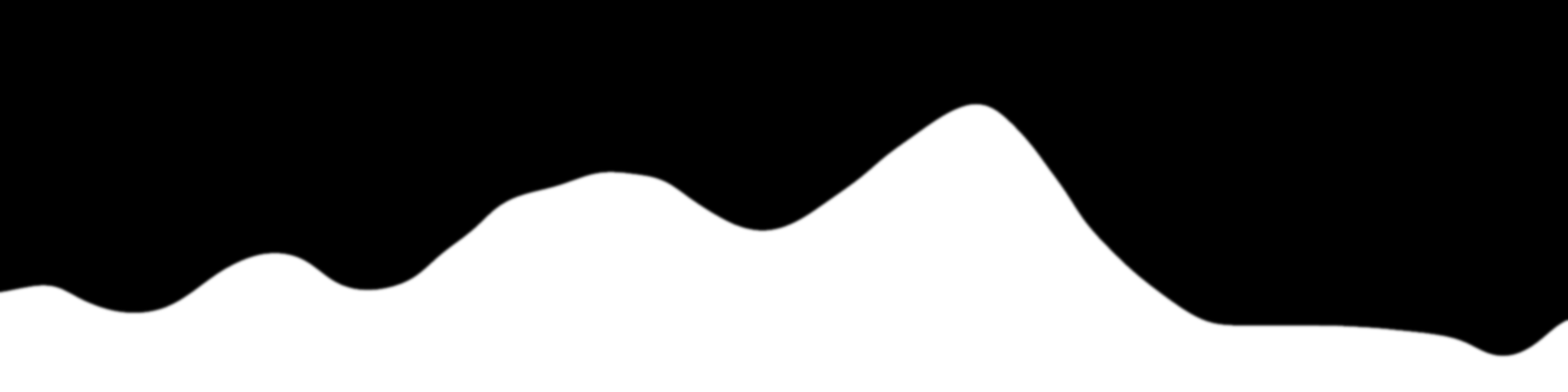
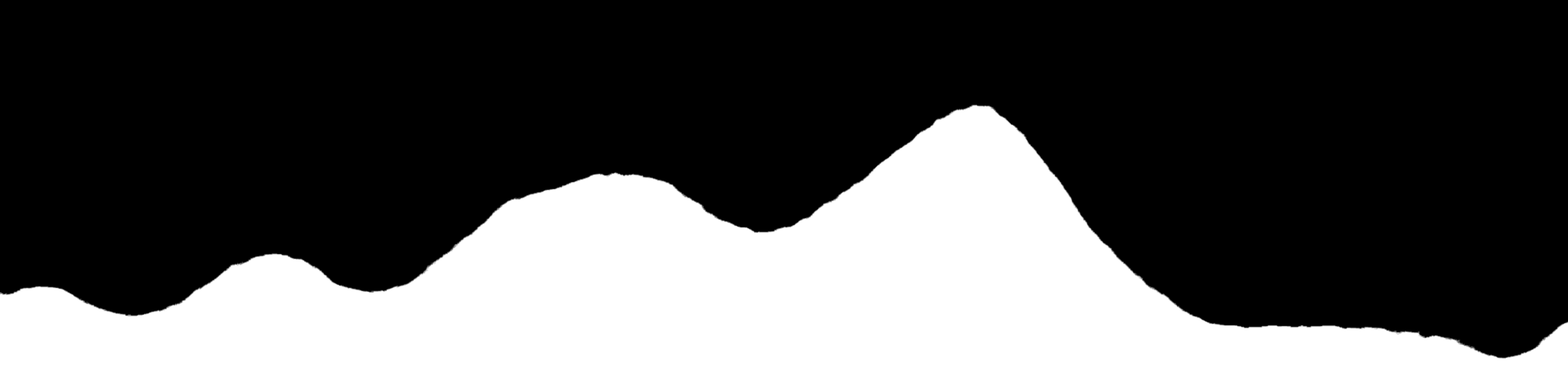
Before/after of a (1568, 392) layered artwork. What changed in the layer stack:
painted on "Layer 1" over [0,101,1568,360]
